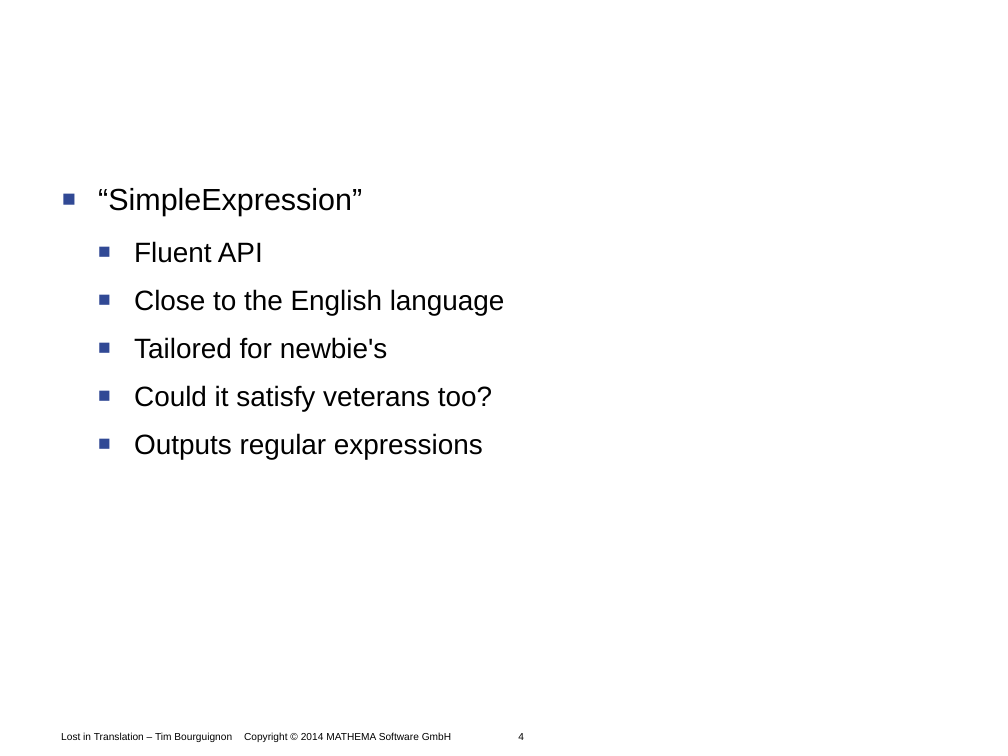
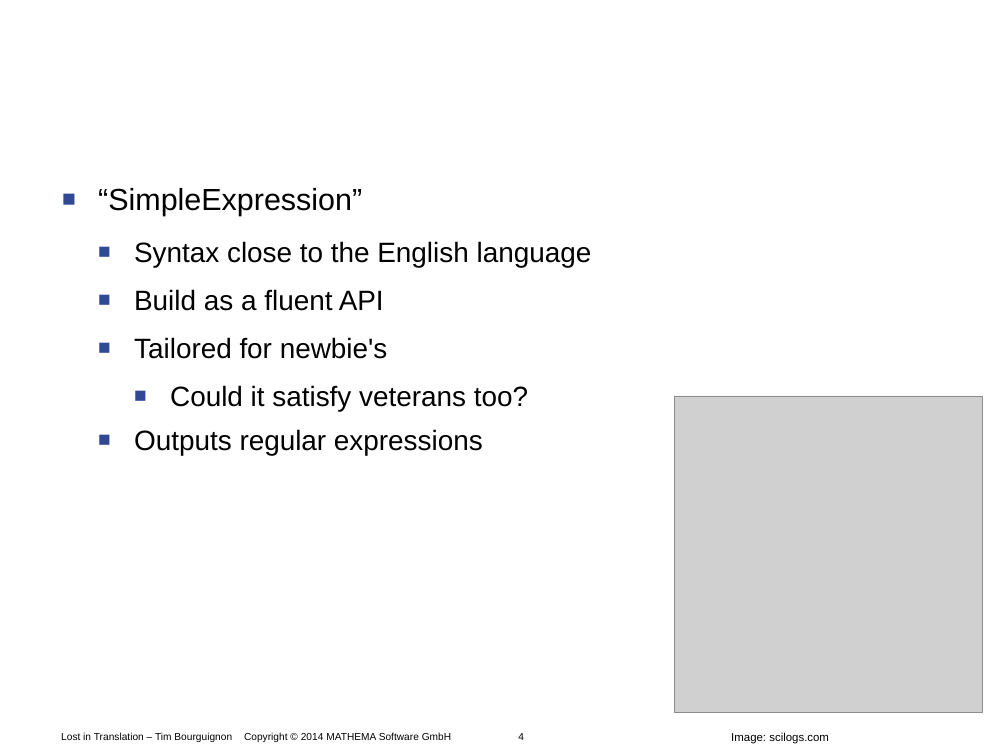
Before and after one commit to Timothep/Talk.LostInTranslation, a slide deck: slide 4 of LostInTranslation.odp. Drawn at 1008x756 pixels with LibreOffice and Linux fonts; fonts in the diff are those of the drawing; grey boxes stand for pictures; background and template pictures are left out. Boxes give left, top, right and bottom in pixels: in the first picture for what was removed or moved away, otherwise in the second. Text is boxed around its words. In the diff, an @@ line names an element or a change of style, - is before the commit and + after.

```diff
--- a/LostInTranslation.odp
+++ b/LostInTranslation.odp
@@ text at (134,241,592,311): text changed @@
-  ■ Fluent API
-  ■ Close to the English language
+  ■ Syntax close to the English language
+  ■ Build as a fluent API
@@ text at (170,385,528,411): list level 2 to 3 in "Could it satisfy veterans too?" @@
@@ picture added at (674,396,982,713) @@
@@ text added at (731,732,829,744), 9 pt, text #000000 @@
+Image: scilogs.com
```
Also in this commit, not shown: 25 other slides changed, 5 slides added, 4 slides removed.
